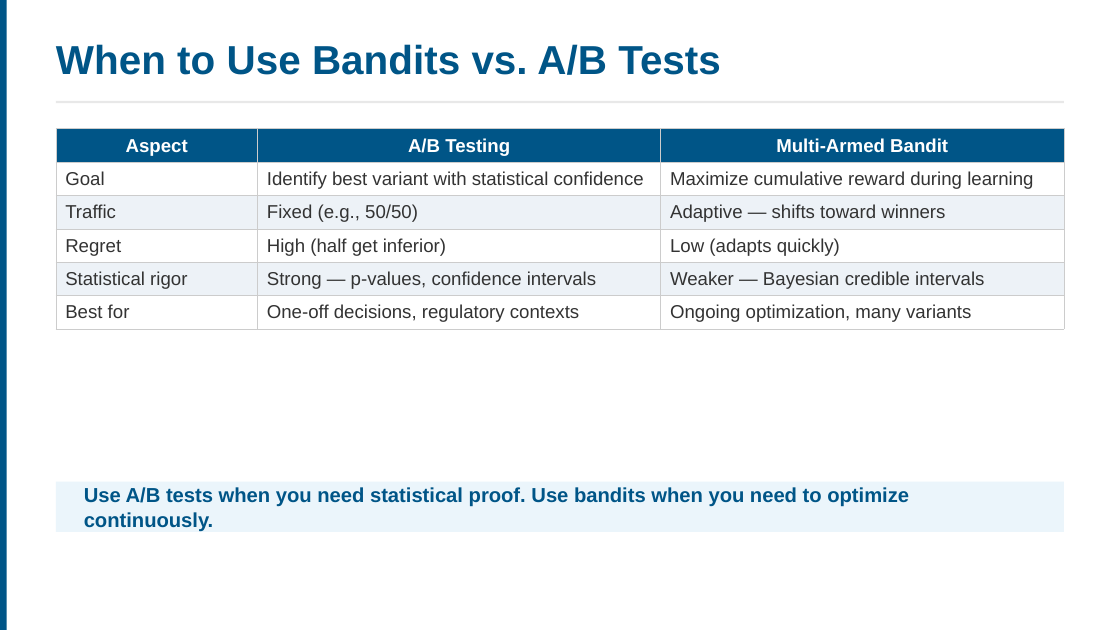
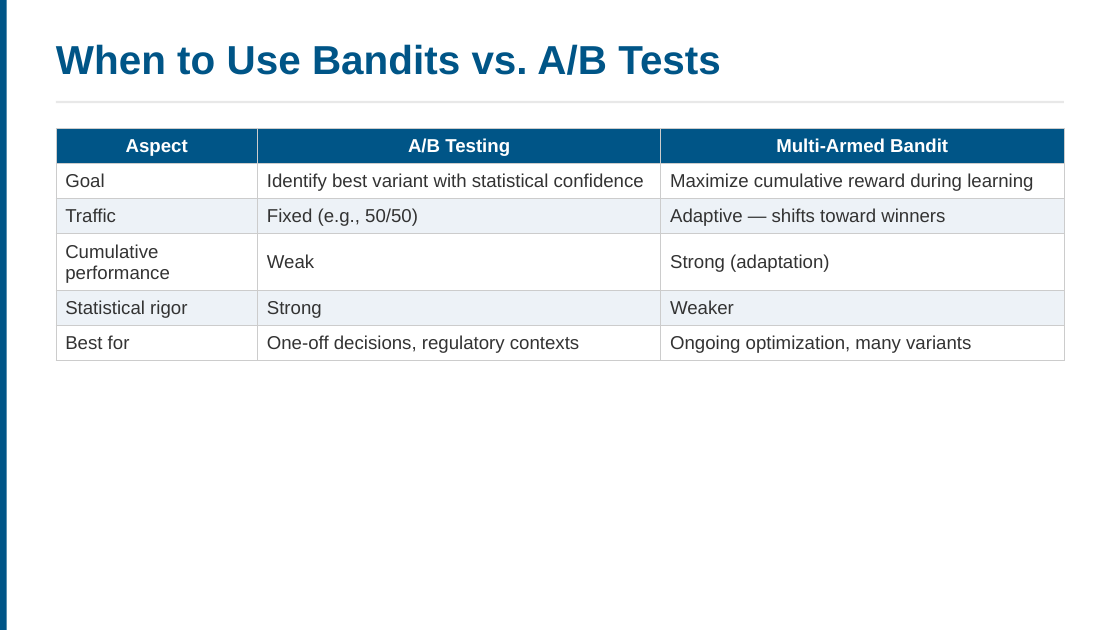
Before and after one commit to ucla-anderson-SSAI/SSAI, a slide deck: slide 16 of Slides/Week4.pptx (slide 21 before the commit). Drawn at 1120x630 pixels with LibreOffice and Linux fonts; fonts in the diff are those of the drawing. Boxes give left, top, right and bottom in pixels: in the first picture for what was removed or moved away, otherwise in the second. Text is boxed around its words. In the diff, an @@ line names an element or a change of style, - is before the commit and + after.

```diff
--- a/Slides/Week4.pptx
+++ b/Slides/Week4.pptx
@@ table at (x1=56, y1=129, x2=1064, y2=361) @@
-row 4: Regret | High (half get inferior) | Low (adapts quickly)
+row 4: Cumulative performance | Weak | Strong (adaptation)
-row 5, column 2: Strong — p-values, confidence intervals
+row 5, column 2: Strong
-row 5, column 3: Weaker — Bayesian credible intervals
+row 5, column 3: Weaker
@@ rectangle removed at (x1=56, y1=482, x2=1064, y2=532) @@
@@ text removed at (x1=84, y1=487, x2=909, y2=532) @@
-Use A/B tests when you need statistical proof. Use bandits when you need to optimize continuously.
```
Also in this commit, not shown: 16 other slides changed, 1 slide added, 11 slides removed, 19 other files.
